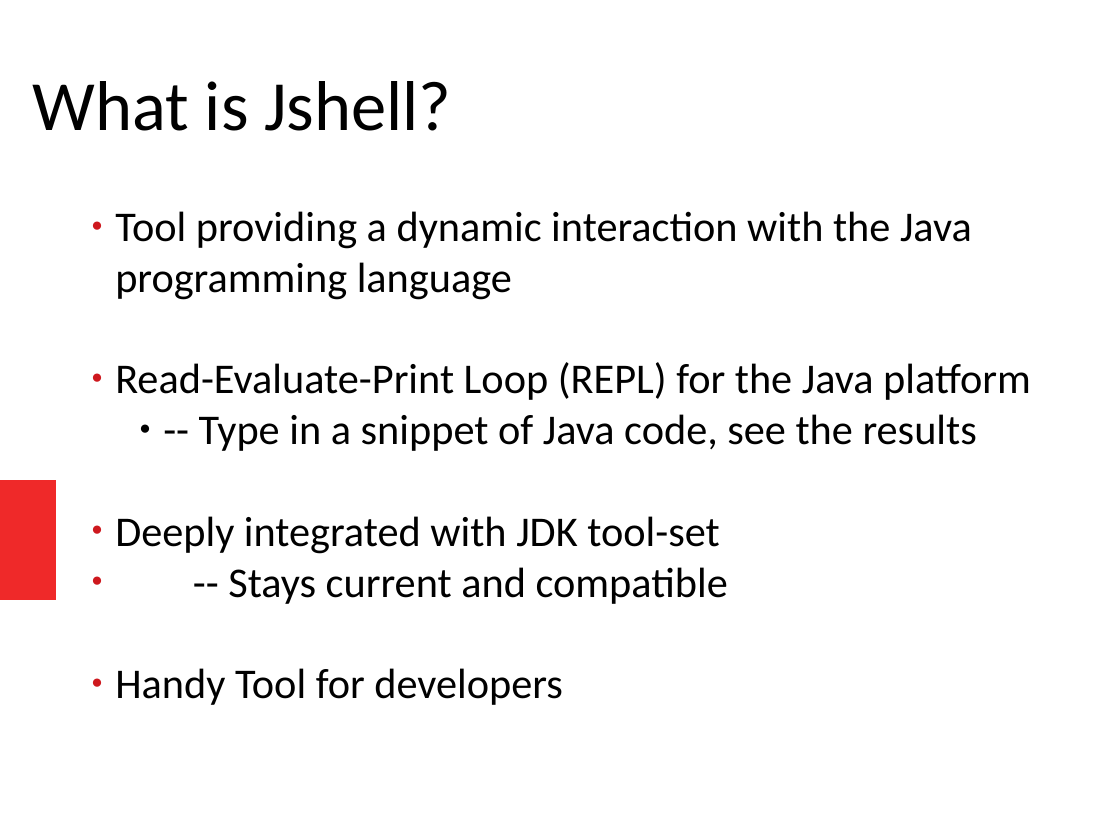
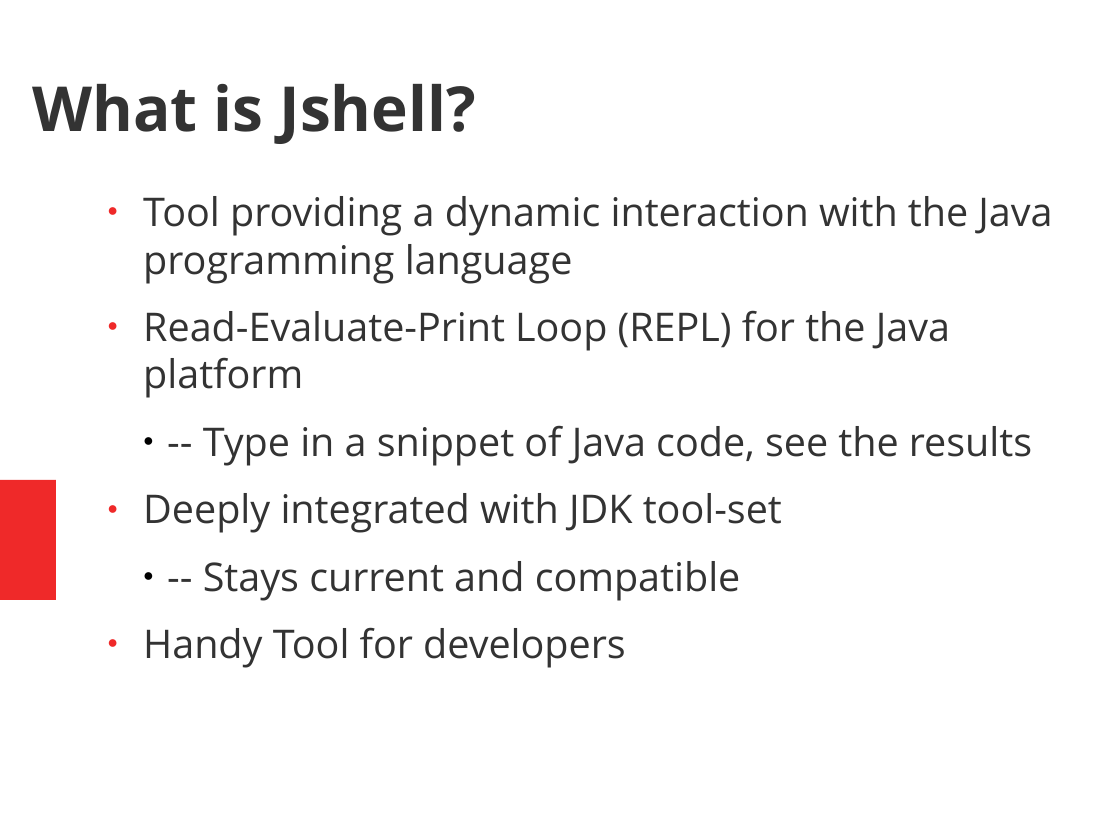
Before and after one commit to nizanthece/java-one, a slide deck: slide 4 of java-one-demo.pptx (slide 5 before the commit). Drawn at 1120x840 pixels with LibreOffice and Linux fonts; fonts in the diff are those of the drawing. Boxes give left, top, right and bottom in pixels: in the first picture for what was removed or moved away, otherwise in the second. Text is boxed around its words. In the diff, an @@ line names an element or a change of style, - is before the commit and + after.

```diff
--- a/java-one-demo.pptx
+++ b/java-one-demo.pptx
@@ text "What is Jshell?" at bbox=[32, 84, 476, 144]: size 50 to 44 pt, font Calibri to Open Sans, text colour #000000 to #333333, bold on @@
@@ text "Tool providing a dynamic interaction ...": place and size @@
-text "Tool providing a dynamic interaction ..." at bbox=[115, 211, 1031, 705]
+text "Tool providing a dynamic interaction ..." at bbox=[143, 196, 1052, 668]
@@ text "Tool providing a dynamic interaction ..." at bbox=[143, 196, 1052, 668]: size 30 to 28 pt, font Calibri to Open Sans, text colour #000000 to #333333; indent changed; more space between paragraphs; bullet colour #CE181E to #EF2929; list level 1 to 3 in "-- Stays current and compatible"; bullet colour #CE181E to #000000 @@
```
Also in this commit, not shown: 4 other slides changed, 2 slides added, 3 slides removed, 2 other files.
